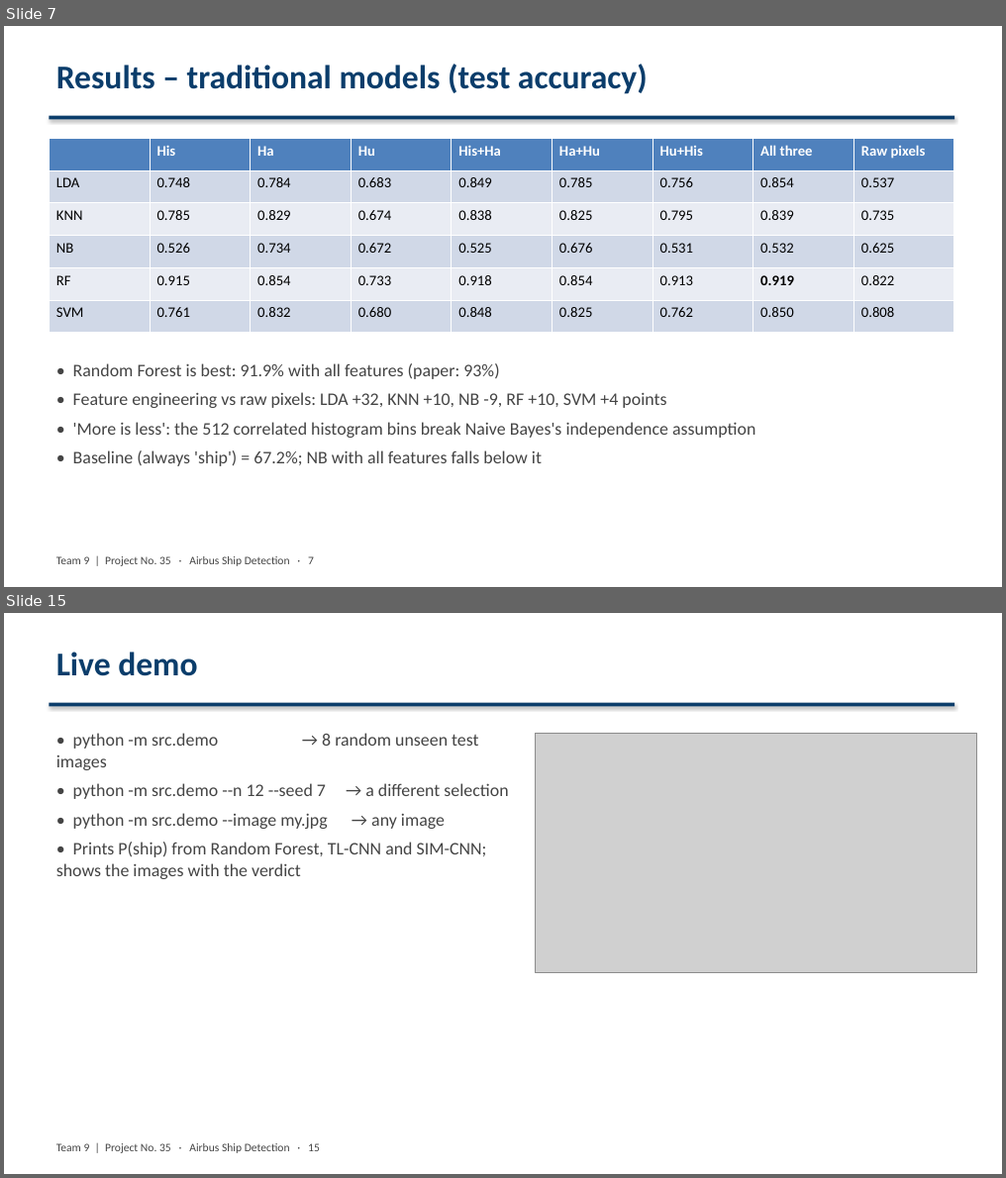
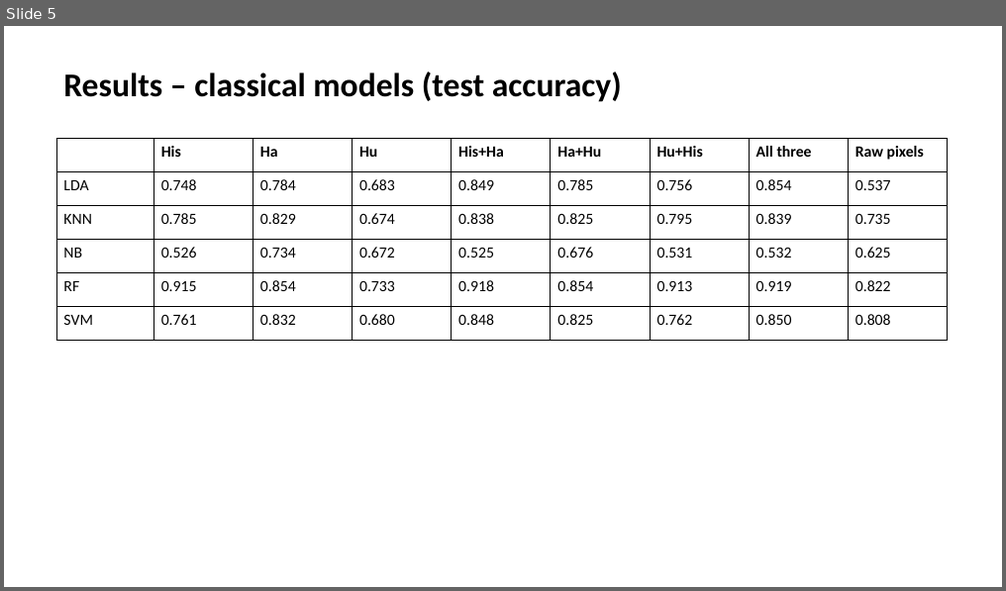
Before and after one commit to satvik1507-hehe/airbus-ship-detection, a slide deck: docs/Team9_Project35_Slides.pptx. Shown one above the other, each under a label of ours: slides 7 and 15 before the commit, slide 5 after it; the slides between them are not shown. The pictures are 1006x1178 and 1006x591 pixels, drawn with LibreOffice and Linux fonts; fonts in the diff are those of the drawing; grey boxes stand for pictures. Boxes give left, top, right and bottom in pixels: in the first picture for what was removed or moved away, otherwise in the second. Text is boxed around its words. In the diff, an @@ line names an element or a change of style, - is before the commit and + after.

Commit message:
Add live training demo, beginner's guide, plain slide deck and reference papers

```diff
--- a/docs/Team9_Project35_Slides.pptx
+++ b/docs/Team9_Project35_Slides.pptx
@@ slide 15 removed at (x1=4, y1=613, x2=1002, y2=1174), background #FFFFFF @@
@@ text removed at (x1=56, y1=652, x2=197, y2=676) @@
-Live demo
@@ rectangle removed at (x1=49, y1=703, x2=954, y2=707) @@
@@ text removed at (x1=56, y1=733, x2=508, y2=879) @@
-• python -m src.demo → 8 random unseen test images
-• python -m src.demo --n 12 --seed 7 → a different selection
-• python -m src.demo --image my.jpg → any image
-• Prints P(ship) from Random Forest, TL-CNN and SIM-CNN; shows the images with the verdict
@@ picture removed at (x1=536, y1=733, x2=977, y2=973) @@
@@ text removed at (x1=56, y1=1144, x2=320, y2=1154) @@
-Team 9 | Project No. 35 · Airbus Ship Detection · 15
@@ what was slide 7 is now slide 5 @@
@@ slide 5 changed as well @@
@@ text at (x1=63, y1=72, x2=622, y2=102): text changed; text colour #0B3D6B to #000000 @@
-Results – traditional models (test accuracy)
+Results – classical models (test accuracy)
@@ rectangle removed at (x1=49, y1=116, x2=954, y2=120) @@
@@ table at (x1=56, y1=138, x2=944, y2=341) @@
@@ fill #4F81BD to #FFFFFF in row 1 @@
@@ fill #D0D8E8 to #FFFFFF in 27 cells @@
@@ fill #E9EDF4 to #FFFFFF in 18 cells @@
@@ size 14 to 15 pt @@
@@ text colour #FFFFFF to #000000 in "His", "Ha", "Hu", "His+Ha" and 4 more places @@
@@ bold off in "0.919" @@
@@ borders changed @@
@@ table resized from (x1=49, y1=138, x2=951, y2=333) to (x1=56, y1=138, x2=944, y2=341) @@
@@ text removed at (x1=73, y1=364, x2=755, y2=467) @@
-• Random Forest is best: 91.9% with all features (paper: 93%)
-• Feature engineering vs raw pixels: LDA +32, KNN +10, NB -9, RF +10, SVM +4 points
-• 'More is less': the 512 correlated histogram bins break Naive Bayes's independence assumption
-• Baseline (always 'ship') = 67.2%; NB with all features falls below it
@@ text removed at (x1=56, y1=557, x2=314, y2=567) @@
-Team 9 | Project No. 35 · Airbus Ship Detection · 7
```
Also in this commit, not shown: 4 other slides changed, 2 slides added, 9 other slides removed, 12 other files.
